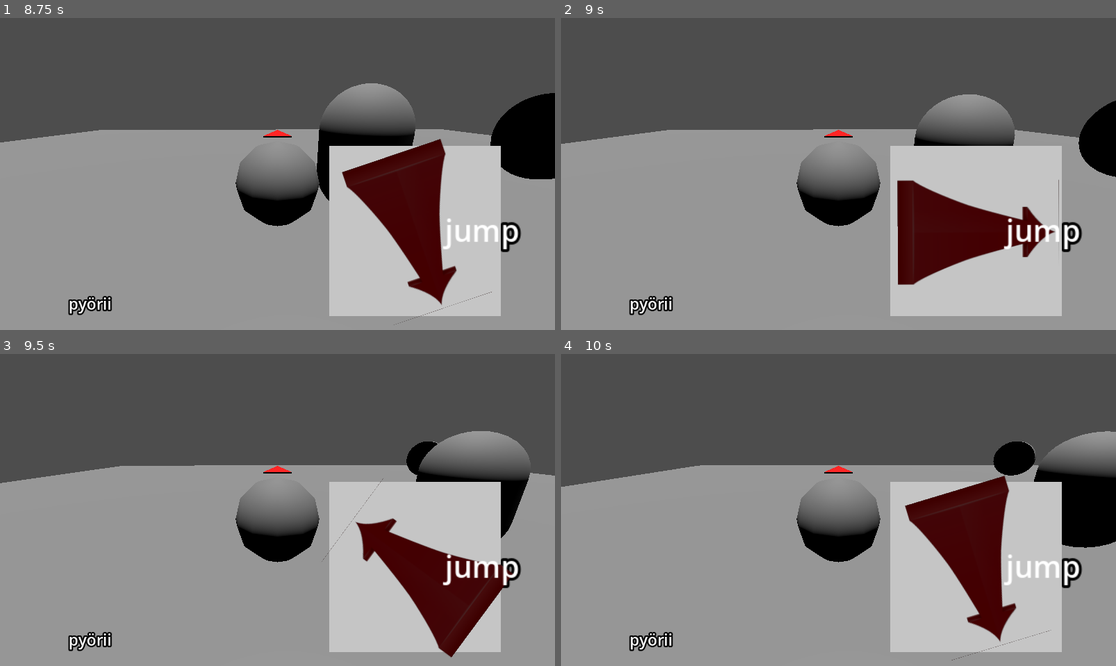
Above: before the commit, frames 1-4 (two rows, left to right).
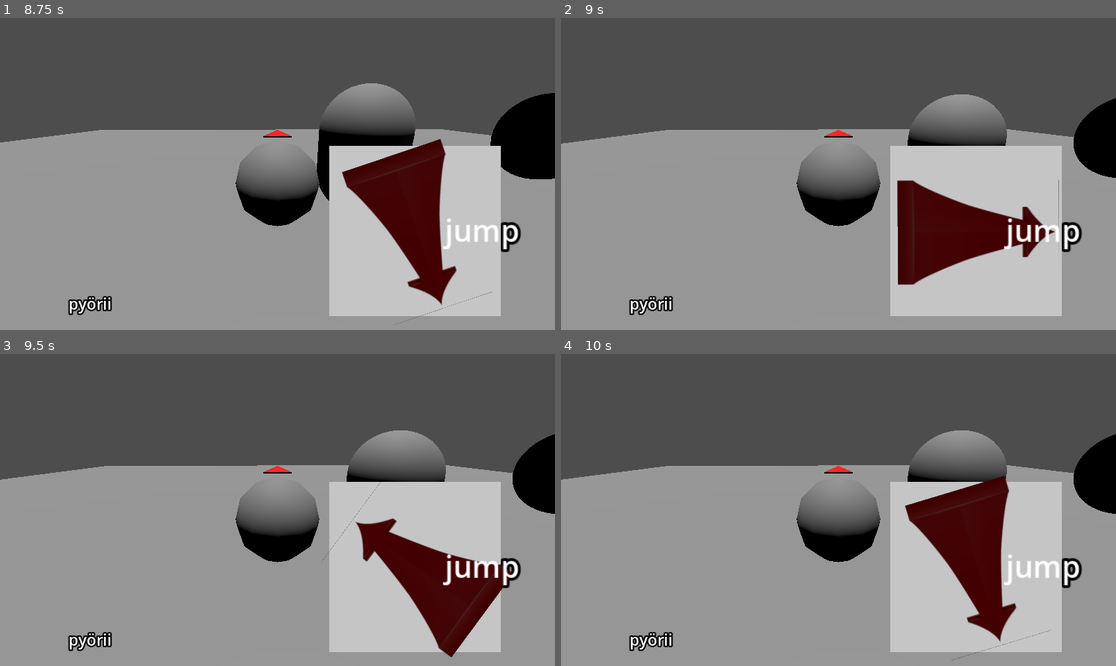
Above: after the commit, the same moments.

Repository: JaaskelainenL/tik-gamejam
Game: Godot game, scene res://scenes/game.tscn
Two runs of this game, one before a commit and one after it. Both use one fixed random seed, a clock stepped at 60 frames per second and the inputs below.
Inputs:
- Up to frame 1 (8.75 s): tap Enter (ui_accept) at 0.5, 0.77, 1.52, 3.02, 3.77, 4.52, 6.02, 6.77, 7.52 s
- Up to frame 2 (9 s): no input
- Up to frame 3 (9.5 s): tap Enter (ui_accept) at 9.02 s
- Up to frame 4 (10 s): tap Enter (ui_accept) at 9.77 s

Frame 1 is identical in both runs. In frame 2, 0.7% of the frame differs, in the area x 0-100%, y 24-52%; in frame 3, 5.5%; in frame 4, 5.9%, in the area x 0-100%, y 24-63%.

Commit message:
fix player drag not existing when roulette is spinning

Diff:
--- a/scenes/player.gd
+++ b/scenes/player.gd
@@ -61,17 +61,10 @@
 	# Gravity handling
 	if !is_on_floor():
 		velocity += get_gravity() * delta
-	elif is_on_floor() and !doing_action and velocity.y == 0:
-		# Horizontal movement logic (apply speed when on the floor)
-		var input_direction = Vector3.ZERO
+	elif is_on_floor() and velocity.y == 0:
+		velocity.x = 0.0
+		velocity.z = 0.0
 
-		if input_direction != Vector3.ZERO:
-			input_direction = input_direction.normalized()
-			velocity.x = input_direction.x * speed
-			velocity.z = input_direction.z * speed
-		else:
-			velocity.x = 0.0
-			velocity.z = 0.0
 
 	# Apply movement
 	move_and_slide()
